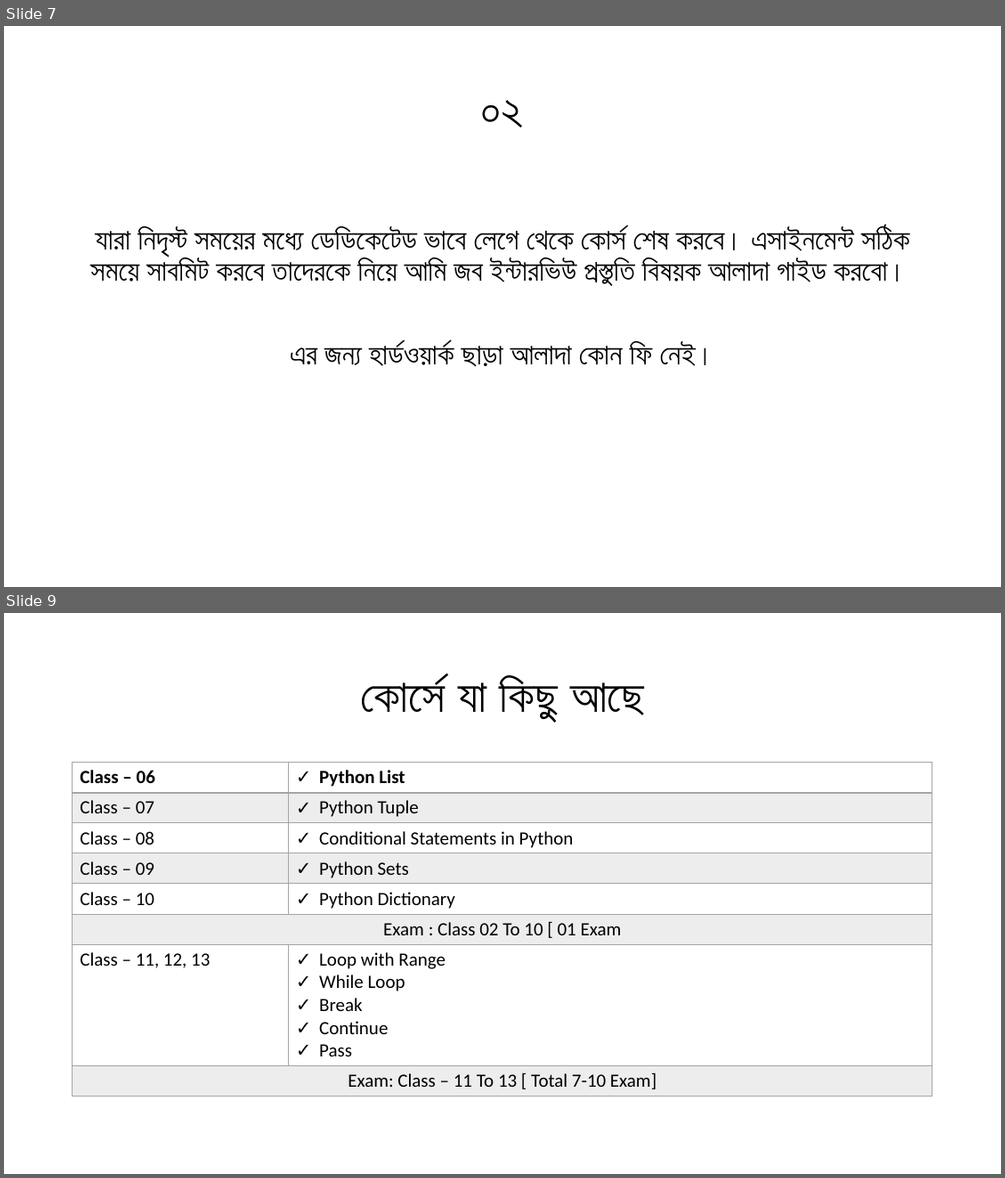
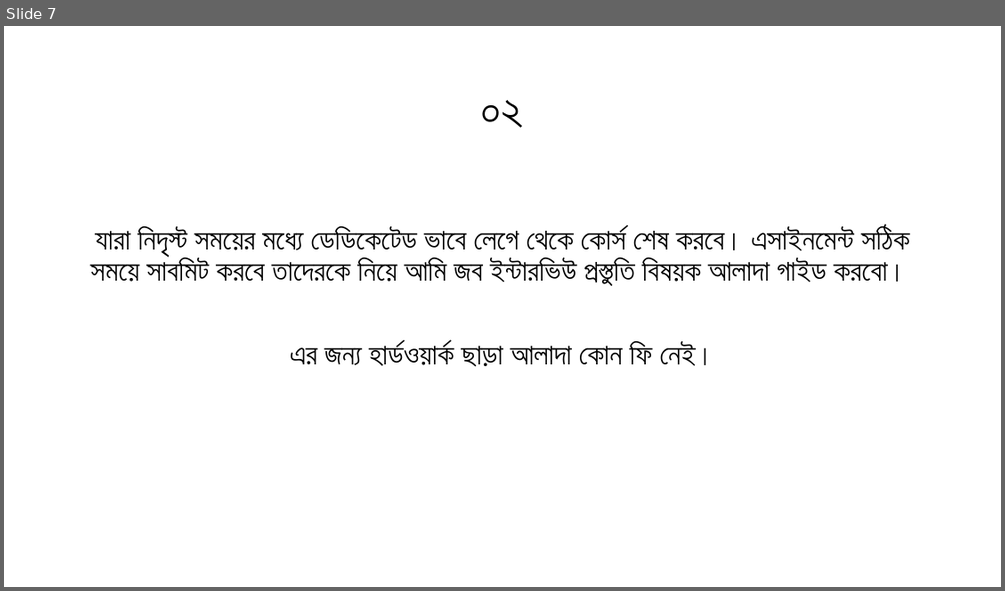
Before and after one commit to rhidoyhasanmahmud/Learn-Python-the-Hard-Way-with-Django, a slide deck: _01_Orientation_Class/Class_00.pptx. Shown one above the other, each under a label of ours: slides 7 and 9 before the commit, slide 7 after it; the slides between them are not shown. The pictures are 1005x1178 and 1005x591 pixels, drawn with LibreOffice and Linux fonts; fonts in the diff are those of the drawing. Boxes give left, top, right and bottom in pixels: in the first picture for what was removed or moved away, otherwise in the second. Text is boxed around its words. In the diff, an @@ line names an element or a change of style, - is before the commit and + after.

Commit message:
<Orientation Class files revised and updated as per need>

```diff
--- a/_01_Orientation_Class/Class_00.pptx
+++ b/_01_Orientation_Class/Class_00.pptx
@@ slide 9 removed at (4, 613, 1001, 1174), background #FFFFFF @@
@@ title removed at (361, 676, 644, 720) @@
-কোর্সে যা কিছু আছে
@@ table removed at (73, 763, 933, 1094), 8 rows, 2 columns @@
-Class – 06 | Python List
-Class – 07 | Python Tuple
-Class – 08 | Conditional Statements in Python
-Class – 09 | Python Sets
-Class – 10 | Python Dictionary
-Exam : Class 02 To 10 [ 01 Exam | 
-Class – 11, 12, 13 | Loop with Range / While Loop / Break / Continue / Pass
-Exam: Class – 11 To 13 [ Total 7-10 Exam] | 
```
Also in this commit, not shown: 5 slides changed, 1 slide added, 5 other slides removed, 1 other file.
